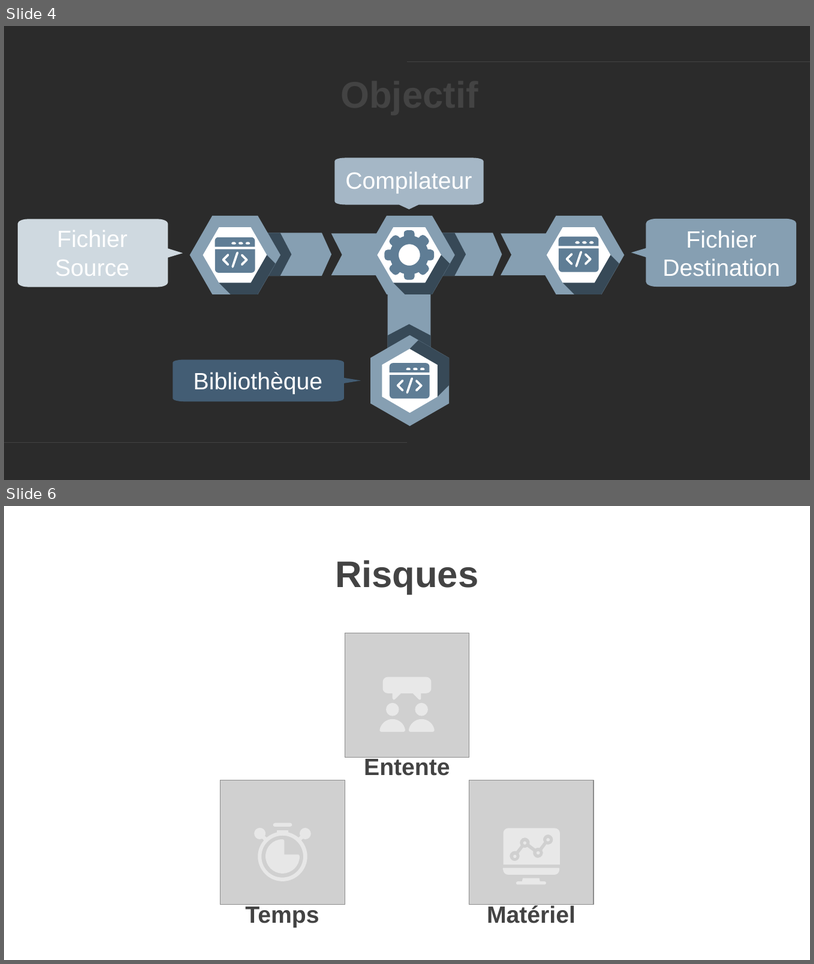
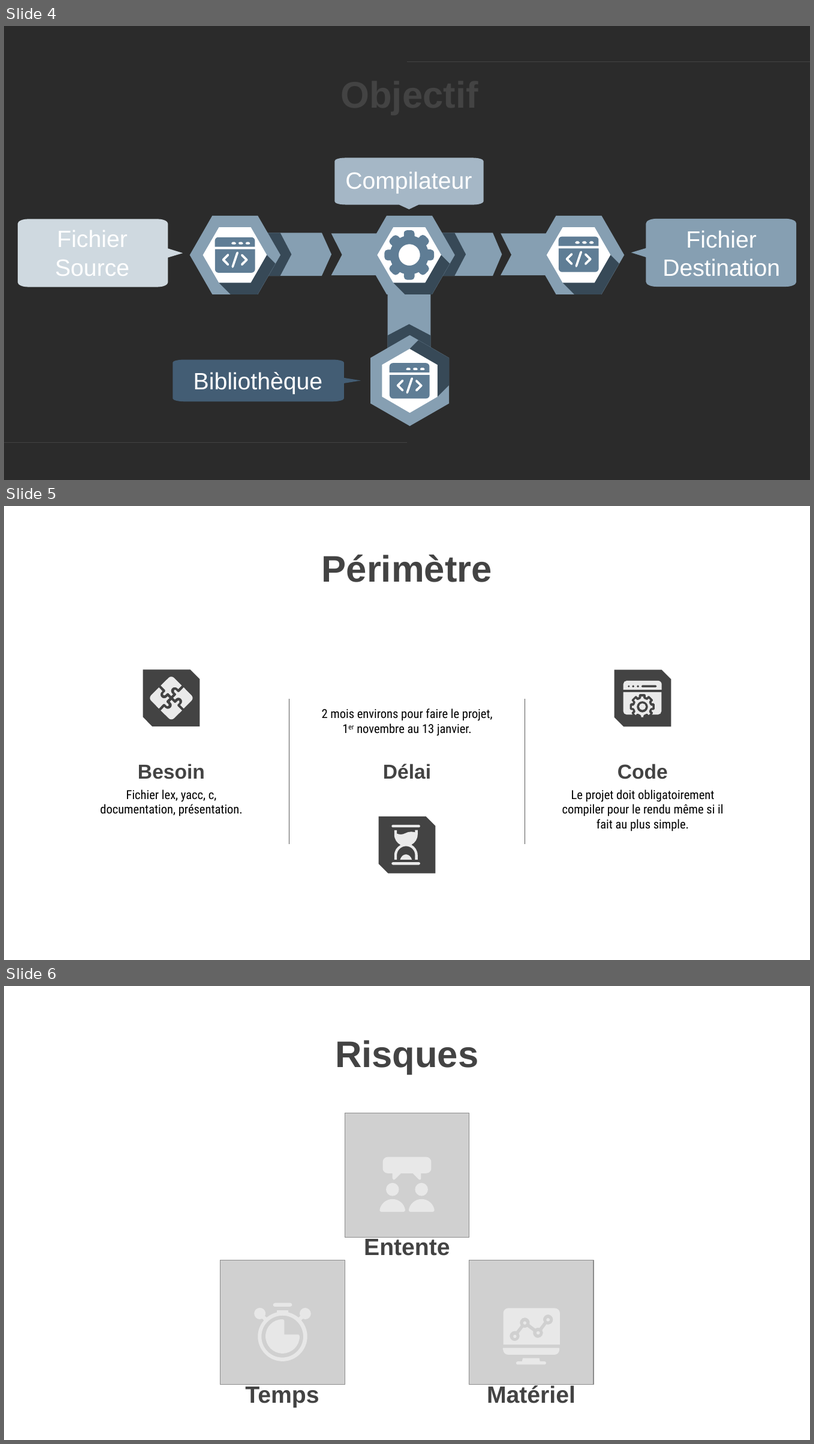
Before and after one commit to mxhohl/projet-m1i3d-compilation, a slide deck: documents/Projet_Conduite.pptx. Shown one above the other, each under a label of ours: slides 4 and 6 before the commit, slides 4, 5 and 6 after it; the slides between them are not shown. The pictures are 814x964 and 814x1444 pixels, drawn with LibreOffice and Linux fonts; fonts in the diff are those of the drawing; grey boxes stand for pictures; background and template pictures are left out; a plain dark background stands for a picture behind light text. Boxes give left, top, right and bottom in pixels: in the first picture for what was removed or moved away, otherwise in the second. Text is boxed around its words. In the diff, an @@ line names an element or a change of style, - is before the commit and + after.

Commit message:
Finalisation de la présentation : Projet_Conduite.pptx

```diff
--- a/documents/Projet_Conduite.pptx
+++ b/documents/Projet_Conduite.pptx
@@ slide 5 added at [4,506,810,960], background picture (left out) @@
@@ title added at [322,555,492,582], 44 pt, text #434343, bold @@
+Périmètre
@@ snip diag rect added at [143,669,200,726], fill #434343 @@
@@ snip diag rect added at [615,670,672,727], fill #434343 @@
@@ group added at [150,676,194,719]: 4 freeform shapes @@
@@ line added from (290, 699) to (290, 844), #595959 0.75 pt @@
@@ line added from (525, 699) to (525, 844), #595959 0.75 pt @@
@@ group added at [623,681,662,717]: 4 freeform shapes @@
@@ subtitle added at [322,708,493,736], 14.7 pt, text #000000 @@
+2 mois environs pour faire le projet, 1er novembre au 13 janvier.
@@ title added at [138,763,205,779], 24 pt, text #434343, bold @@
+Besoin
@@ title added at [383,763,431,779], 24 pt, text #434343, bold @@
+Délai
@@ title added at [618,763,668,779], 24 pt, text #434343, bold @@
+Code
@@ subtitle added at [100,789,243,816], 14.7 pt, text #000000 @@
+Fichier lex, yacc, c, documentation, présentation.
@@ subtitle added at [563,789,723,831], 14.7 pt, text #000000 @@
+Le projet doit obligatoirement compiler pour le rendu même si il fait au plus simple.
@@ snip diag rect added at [379,816,436,873], fill #434343 @@
@@ group added at [392,825,421,864]: 4 freeform shapes @@
```
Also in this commit, not shown: 2 slides changed, 2 other slides added, 4 slides removed.
